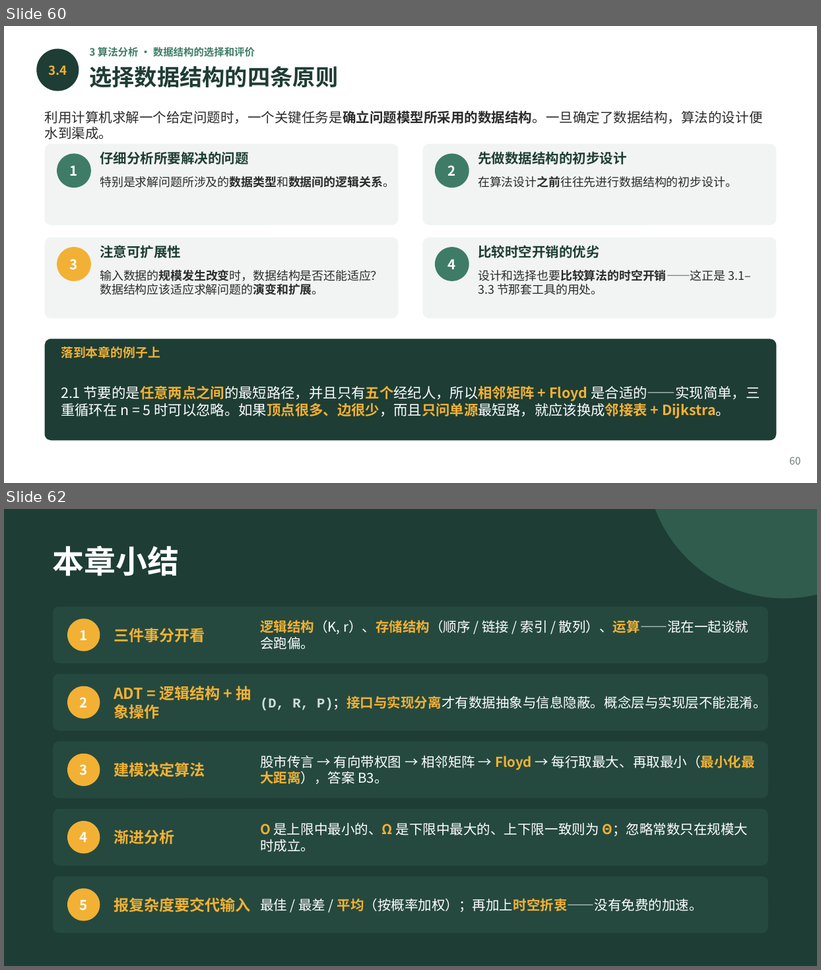
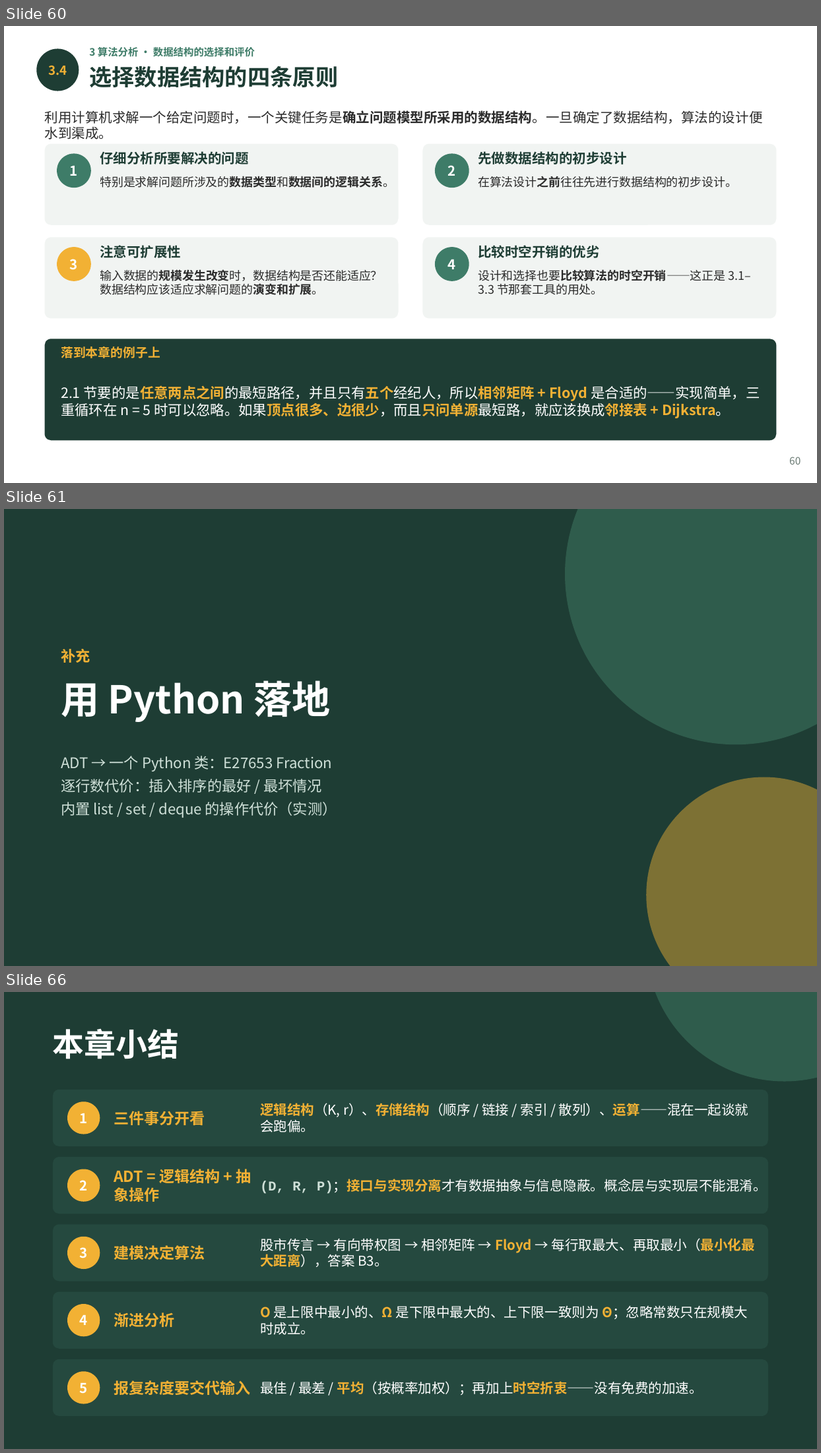
Before and after one commit to GMyhf/2026fall-cs201, a slide deck: courseware/202609_DSA_01_ADT_Floyd_Complexity.pptx. Shown one above the other, each under a label of ours: slides 60 and 62 before the commit, slides 60, 61 and 66 after it; the slides between them are not shown. The pictures are 821x970 and 821x1453 pixels, drawn with LibreOffice and Linux fonts; fonts in the diff are those of the drawing. Boxes give left, top, right and bottom in pixels: in the first picture for what was removed or moved away, otherwise in the second. Text is boxed around its words. In the diff, an @@ line names an element or a change of style, - is before the commit and + after.

```diff
--- a/courseware/202609_DSA_01_ADT_Floyd_Complexity.pptx
+++ b/courseware/202609_DSA_01_ADT_Floyd_Complexity.pptx
@@ slide 61 added at (4,509,817,966), background #1E3D34 @@
@@ ellipse added at (565,509,817,745), fill #2F5C4C @@
@@ text added at (61,649,90,663), 13 pt, text #F2B134, bold @@
+补充
@@ text added at (61,681,330,722), 34 pt, text #FFFFFF, bold @@
+用 Python 落地
@@ text added at (61,756,337,818), 13 pt, text #CFE0D8 @@
+ADT → 一个 Python 类：E27653 Fraction
+逐行数代价：插入排序的最好 / 最坏情况
+内置 list / set / deque 的操作代价（实测）
@@ ellipse added at (646,778,817,966), fill #F2B134 at 45% opacity @@
@@ what was slide 62 is now slide 66 @@
```
Also in this commit, not shown: 2 slides changed, 3 other slides added, 2 other files.
